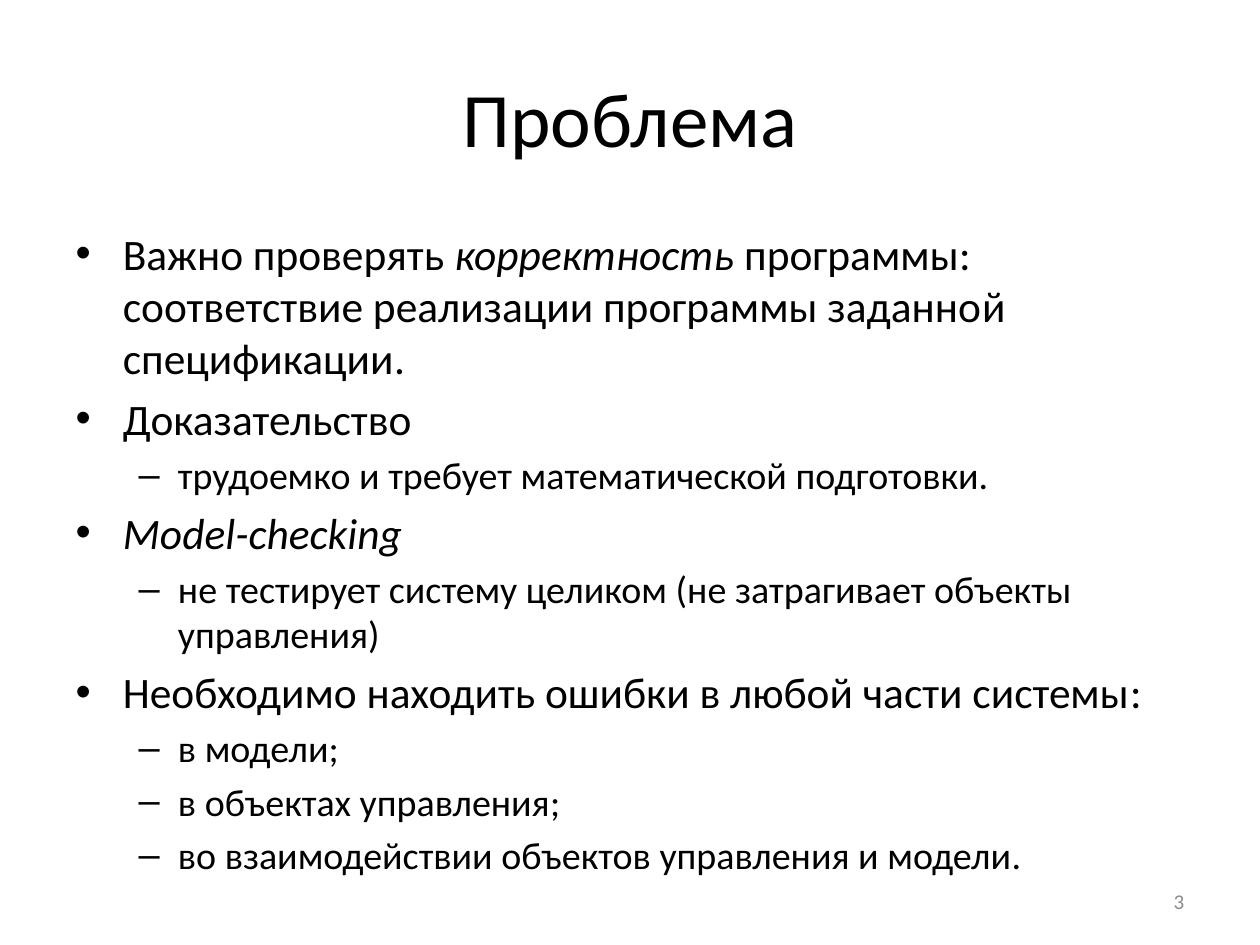
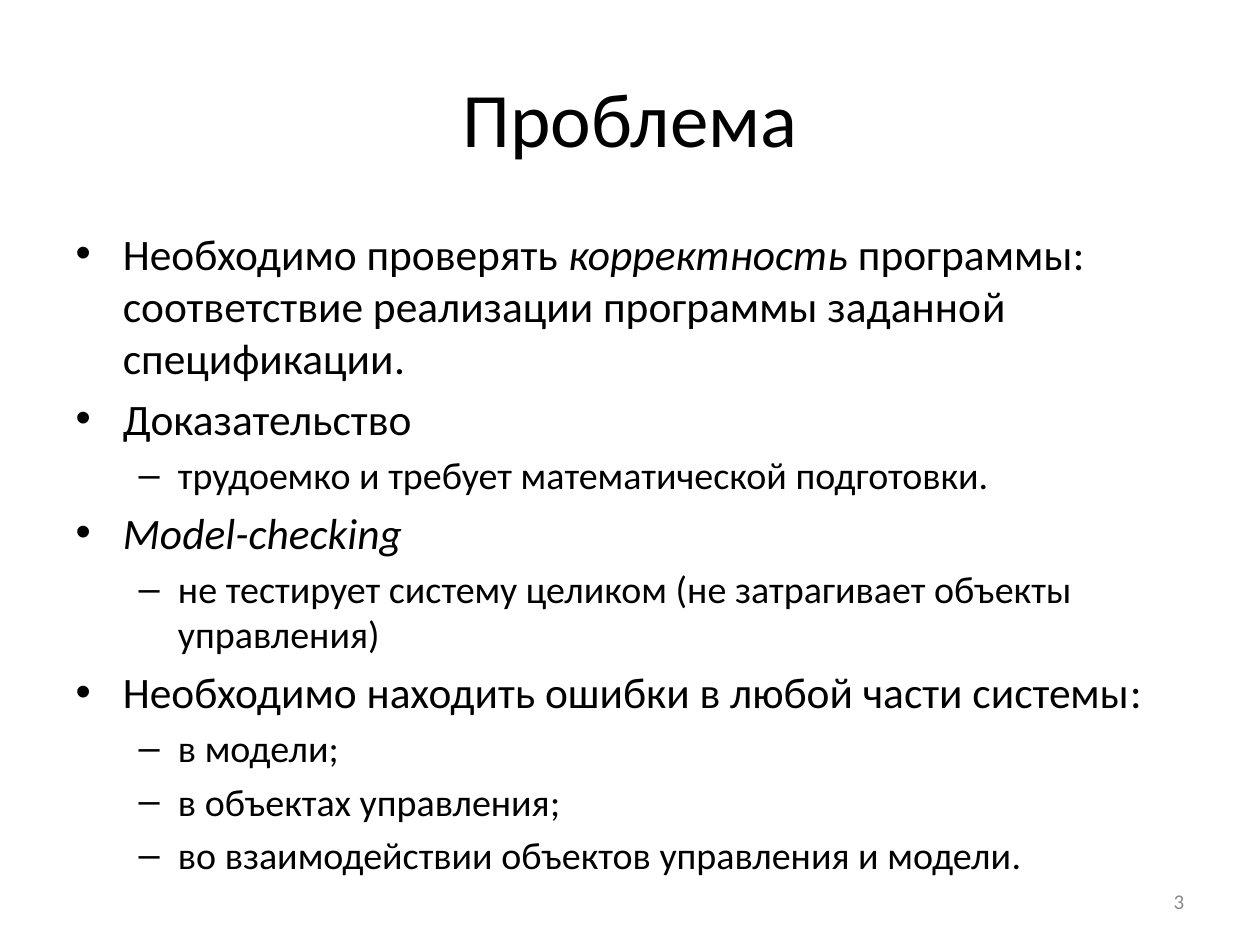
Before and after one commit to nohoper/masters, a slide deck: slide 3 of kmu.pptx. Drawn at 1260x945 pixels with LibreOffice and Linux fonts; fonts in the diff are those of the drawing. Boxes give left, top, right and bottom in pixels: in the first picture for what was removed or moved away, otherwise in the second. Text is boxed around its words. In the diff, an @@ line names an element or a change of style, - is before the commit and + after.

```diff
--- a/kmu.pptx
+++ b/kmu.pptx
@@ text at [123, 240, 1084, 381]: text changed @@
-• Важно проверять корректность программы: соответствие реализации программы заданной спецификации.
+• Необходимо проверять корректность программы: соответствие реализации программы заданной спецификации.
```
Also in this commit, not shown: 15 other slides changed, 4 slides added, 1 slide removed.
